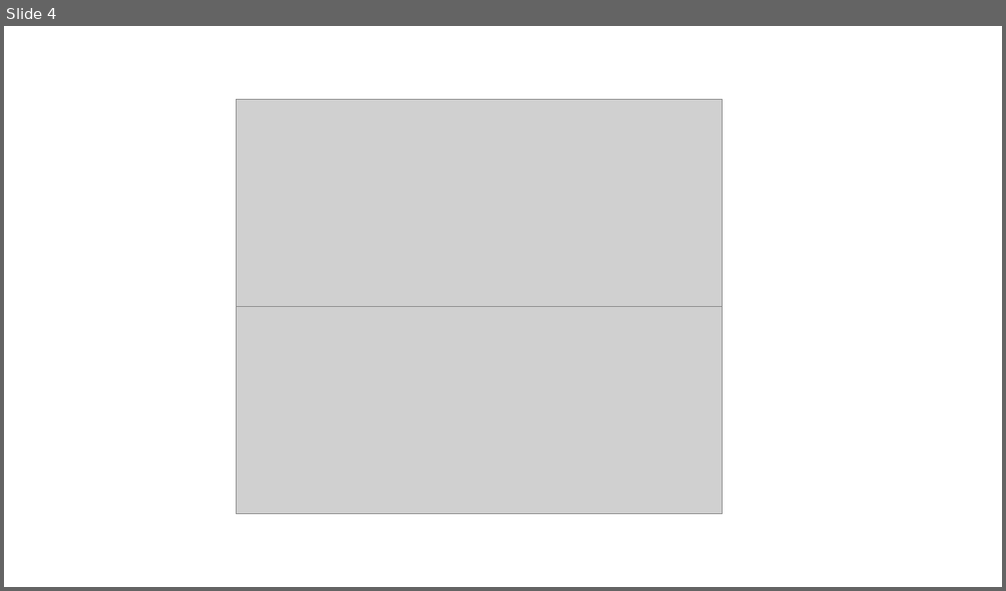
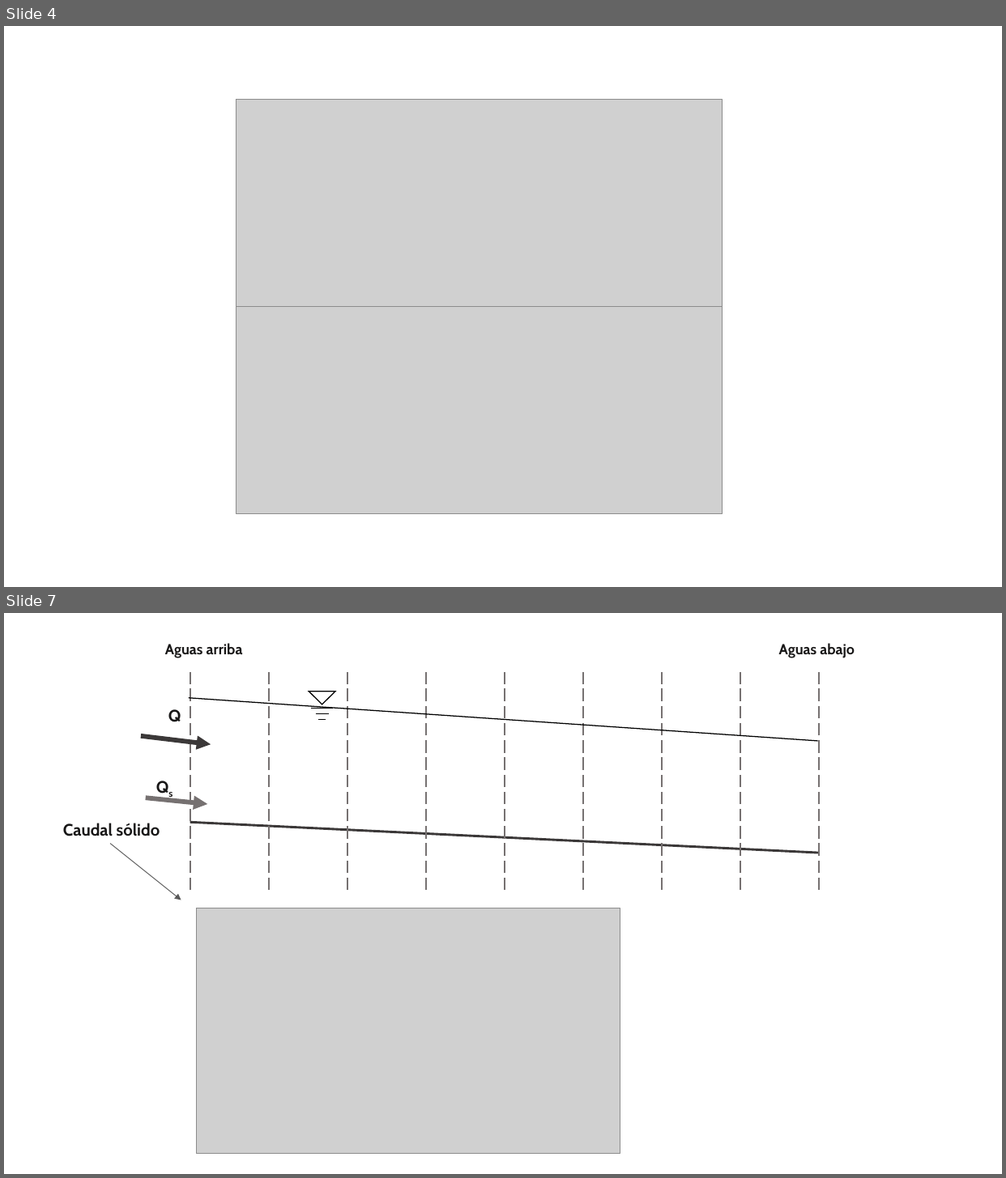
Before and after one commit to mflatouche/M.TSED, a slide deck: Section02/Section02.pptx. Shown one above the other, each under a label of ours: slide 4 before the commit, slides 4 and 7 after it; the slides between them are not shown. The pictures are 1006x591 and 1006x1178 pixels, drawn with LibreOffice and Linux fonts; fonts in the diff are those of the drawing; grey boxes stand for pictures. Boxes give left, top, right and bottom in pixels: in the first picture for what was removed or moved away, otherwise in the second. Text is boxed around its words. In the diff, an @@ line names an element or a change of style, - is before the commit and + after.

```diff
--- a/Section02/Section02.pptx
+++ b/Section02/Section02.pptx
@@ slide 7 added at [4, 613, 1002, 1174], background #FFFFFF @@
@@ group added at [63, 643, 854, 1154]: 14 lines, 5 texts, 3 arrows, 1 triangle, 1 picture @@
+Q
+Aguas arriba
+Aguas abajo
+Caudal sólido
+Qs
```
Also in this commit, not shown: 2 other slides added, 1 slide removed, 5 other files.
